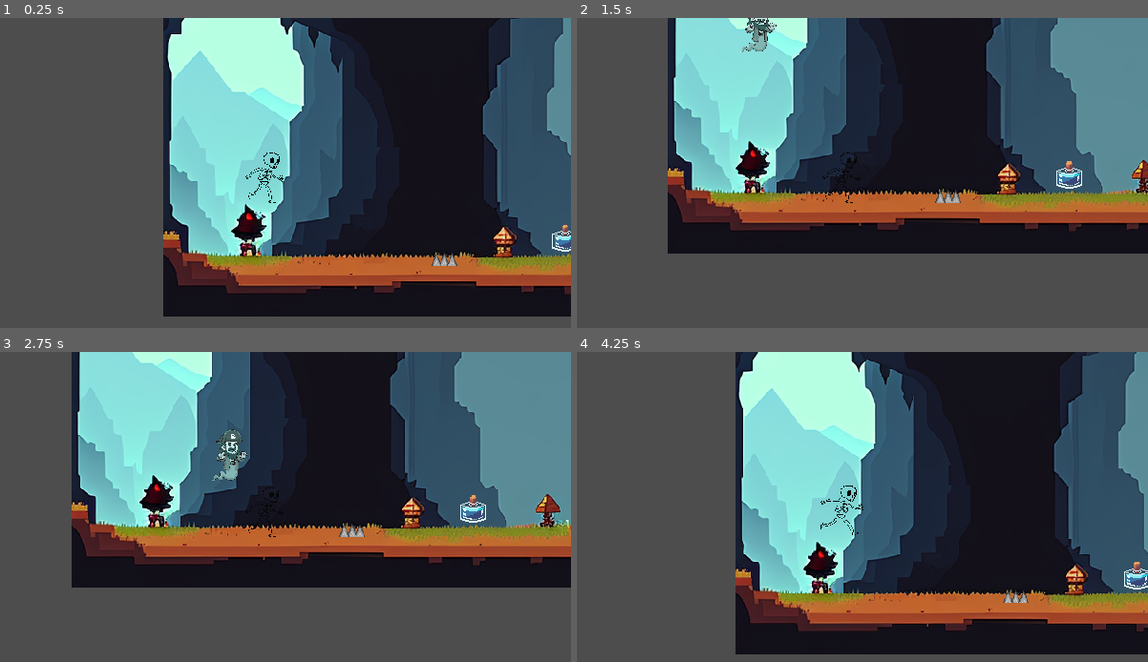
Above: before the commit, frames 1-4 (two rows, left to right).
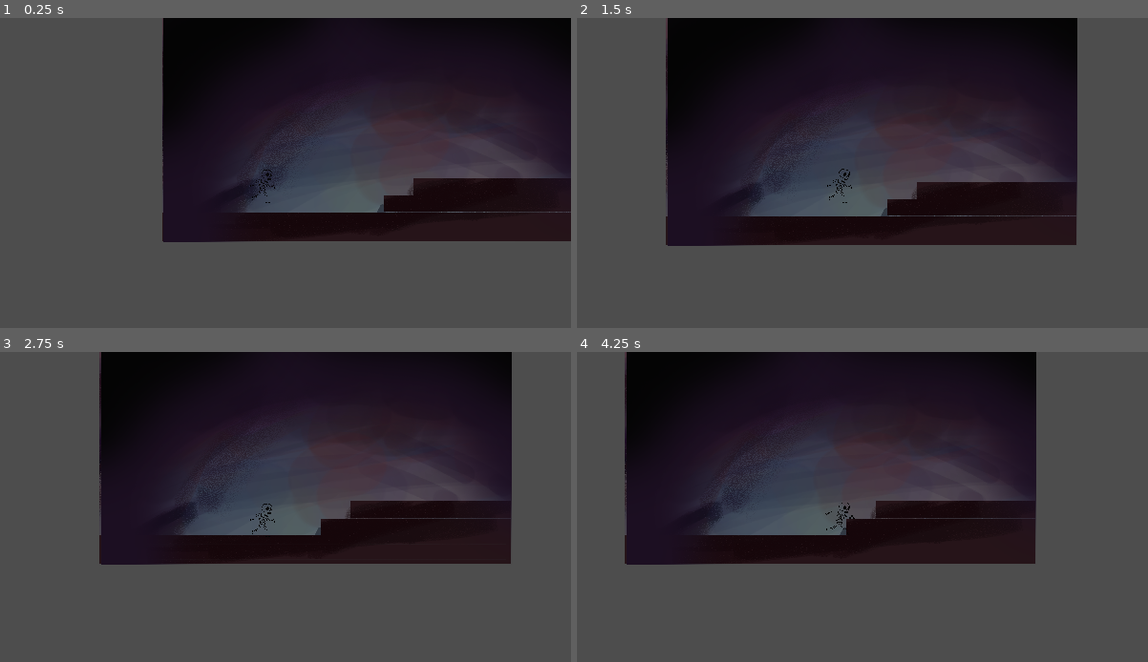
Above: after the commit, the same moments.

Repository: Willsu00/Whale-Runner
Game: Godot game, scene res://World/StartingRoom.tscn
Same seed, same stepped clock (60 frames per second), same inputs: the game is played once before the commit and once after it. Before the commit the project starts from res://World/world.tscn.
Inputs:
- Up to frame 1 (0.25 s): no input
- Up to frame 2 (1.5 s): hold Right (ui_right) from 0.53 s (still down); tap Up (ui_up) at 0.77 s
- Up to frame 3 (2.75 s): tap Up (ui_up) at 1.52 s; release Right (ui_right) at 2.03 s; hold Left (ui_left) from 2.03 s (still down)
- Up to frame 4 (4.25 s): release Left (ui_left) at 2.78 s; hold Right (ui_right) from 2.78 s (still down); tap Up (ui_up) at 3.02, 3.77 s

The runs differ from the first frame. In frame 1, 55% of the frame differs, in the area x 28-100%, y 0-97%; in frame 2, 50%; in frame 3, 57%; in frame 4, 72%, in the area x 8-100%, y 0-98%.

Commit message:
Skelly man imported

Diff:
--- a/Player/player.tscn
+++ b/Player/player.tscn
@@ -1,100 +1,137 @@
 [gd_scene load_steps=8 format=3 uid="uid://csqg01ohr7obm"]
 
 [ext_resource type="Script" path="res://Player/player.gd" id="1_hdvfq"]
-[ext_resource type="Texture2D" uid="uid://c0jwcpq0xqqu7" path="res://Assets/Player/run_anim_skele.png" id="2_54w4y"]
+[ext_resource type="Texture2D" uid="uid://c0jwcpq0xqqu7" path="res://Assets/Player/run_anim_skele.png" id="2_3jefc"]
 
 [sub_resource type="CapsuleShape2D" id="CapsuleShape2D_qivh3"]
 radius = 5.0
 
-[sub_resource type="Animation" id="Animation_1fiet"]
+[sub_resource type="Animation" id="Animation_78ewu"]
+resource_name = "idle"
+length = 0.1
+loop_mode = 1
+tracks/0/type = "value"
+tracks/0/imported = false
+tracks/0/enabled = true
+tracks/0/path = NodePath("Sprite2D:texture")
+tracks/0/interp = 1
+tracks/0/loop_wrap = true
+tracks/0/keys = {
+"times": PackedFloat32Array(0),
+"transitions": PackedFloat32Array(1),
+"update": 1,
+"values": [ExtResource("2_3jefc")]
+}
+tracks/1/type = "value"
+tracks/1/imported = false
+tracks/1/enabled = true
+tracks/1/path = NodePath("Sprite2D:frame")
+tracks/1/interp = 1
+tracks/1/loop_wrap = true
+tracks/1/keys = {
+"times": PackedFloat32Array(0),
+"transitions": PackedFloat32Array(1),
+"update": 1,
+"values": [0]
+}
+tracks/2/type = "value"
+tracks/2/imported = false
+tracks/2/enabled = true
+tracks/2/path = NodePath("Sprite2D:scale")
+tracks/2/interp = 1
+tracks/2/loop_wrap = true
+tracks/2/keys = {
+"times": PackedFloat32Array(0),
+"transitions": PackedFloat32Array(1),
+"update": 0,
+"values": [Vector2(0.07, 0.07)]
+}
+
+[sub_resource type="Animation" id="Animation_3ssfo"]
+length = 0.001
+tracks/0/type = "value"
+tracks/0/imported = false
+tracks/0/enabled = true
+tracks/0/path = NodePath("Sprite2D:texture")
+tracks/0/interp = 1
+tracks/0/loop_wrap = true
+tracks/0/keys = {
+"times": PackedFloat32Array(0),
+"transitions": PackedFloat32Array(1),
+"update": 1,
+"values": [ExtResource("2_3jefc")]
+}
+tracks/1/type = "value"
+tracks/1/imported = false
+tracks/1/enabled = true
+tracks/1/path = NodePath("Sprite2D:frame")
+tracks/1/interp = 1
+tracks/1/loop_wrap = true
+tracks/1/keys = {
+"times": PackedFloat32Array(0),
+"transitions": PackedFloat32Array(1),
+"update": 1,
+"values": [0]
+}
+tracks/2/type = "value"
+tracks/2/imported = false
+tracks/2/enabled = true
+tracks/2/path = NodePath("Sprite2D:scale")
+tracks/2/interp = 1
+tracks/2/loop_wrap = true
+tracks/2/keys = {
+"times": PackedFloat32Array(0),
+"transitions": PackedFloat32Array(1),
+"update": 0,
+"values": [Vector2(0.07, 0.07)]
+}
+
+[sub_resource type="Animation" id="Animation_e8g0i"]
 resource_name = "run"
 length = 0.7
 loop_mode = 1
 tracks/0/type = "value"
 tracks/0/imported = false
 tracks/0/enabled = true
-tracks/0/path = NodePath("Sprite2D:frame")
-tracks/0/interp = 1
-tracks/0/loop_wrap = true
-tracks/0/keys = {
-"times": PackedFloat32Array(0, 0.1, 0.2, 0.3, 0.4, 0.5, 0.6),
-"transitions": PackedFloat32Array(1, 1, 1, 1, 1, 1, 1),
-"update": 1,
-"values": [0, 1, 2, 3, 4, 5, 6]
-}
-tracks/1/type = "value"
-tracks/1/imported = false
-tracks/1/enabled = true
-tracks/1/path = NodePath("Sprite2D:scale")
-tracks/1/interp = 1
-tracks/1/loop_wrap = true
-tracks/1/keys = {
-"times": PackedFloat32Array(0, 0.7),
-"transitions": PackedFloat32Array(1, 1),
-"update": 0,
-"values": [Vector2(0.105, 0.105), Vector2(0.105, 0.105)]
-}
-
-[sub_resource type="Animation" id="Animation_e05v8"]
-length = 0.001
-tracks/0/type = "value"
-tracks/0/imported = false
-tracks/0/enabled = true
-tracks/0/path = NodePath("Sprite2D:frame")
+tracks/0/path = NodePath("Sprite2D:texture")
 tracks/0/interp = 1
 tracks/0/loop_wrap = true
 tracks/0/keys = {
 "times": PackedFloat32Array(0),
 "transitions": PackedFloat32Array(1),
 "update": 1,
-"values": [0]
+"values": [ExtResource("2_3jefc")]
 }
 tracks/1/type = "value"
 tracks/1/imported = false
 tracks/1/enabled = true
-tracks/1/path = NodePath("Sprite2D:scale")
+tracks/1/path = NodePath("Sprite2D:frame")
 tracks/1/interp = 1
 tracks/1/loop_wrap = true
 tracks/1/keys = {
-"times": PackedFloat32Array(0),
-"transitions": PackedFloat32Array(1),
+"times": PackedFloat32Array(0, 0.1, 0.2, 0.3, 0.4, 0.5, 0.6),
+"transitions": PackedFloat32Array(1, 1, 1, 1, 1, 1, 1),
+"update": 1,
+"values": [0, 1, 2, 3, 4, 5, 6]
+}
+tracks/2/type = "value"
+tracks/2/imported = false
+tracks/2/enabled = true
+tracks/2/path = NodePath("Sprite2D:scale")
+tracks/2/interp = 1
+tracks/2/loop_wrap = true
+tracks/2/keys = {
+"times": PackedFloat32Array(0, 0.7),
+"transitions": PackedFloat32Array(1, 1),
 "update": 0,
-"values": [Vector2(0.105, 0.105)]
+"values": [Vector2(0.07, 0.07), Vector2(0.07, 0.07)]
 }
 
-[sub_resource type="Animation" id="Animation_ot6gq"]
-resource_name = "idle"
-length = 0.1
-tracks/0/type = "value"
-tracks/0/imported = false
-tracks/0/enabled = true
-tracks/0/path = NodePath("Sprite2D:frame")
-tracks/0/interp = 1
-tracks/0/loop_wrap = true
-tracks/0/keys = {
-"times": PackedFloat32Array(0),
-"transitions": PackedFloat32Array(1),
-"update": 1,
-"values": [2]
-}
-tracks/1/type = "value"
-tracks/1/imported = false
-tracks/1/enabled = true
-tracks/1/path = NodePath("Sprite2D:scale")
-tracks/1/interp = 1
-tracks/1/loop_wrap = true
-tracks/1/keys = {
-"times": PackedFloat32Array(0),
-"transitions": PackedFloat32Array(1),
-"update": 0,
-"values": [Vector2(0.105, 0.105)]
-}
-
-[sub_resource type="AnimationLibrary" id="AnimationLibrary_8408v"]
+[sub_resource type="AnimationLibrary" id="AnimationLibrary_01l01"]
 _data = {
-"RESET": SubResource("Animation_e05v8"),
-"idle": SubResource("Animation_ot6gq"),
-"run": SubResource("Animation_1fiet")
+"RESET": SubResource("Animation_3ssfo"),
+"idle": SubResource("Animation_78ewu"),
+"run": SubResource("Animation_e8g0i")
 }
 
 [node name="Player" type="CharacterBody2D"]
@@ -103,10 +140,10 @@
 script = ExtResource("1_hdvfq")
 
 [node name="Sprite2D" type="Sprite2D" parent="."]
-position = Vector2(1, -35)
-scale = Vector2(0.105, 0.105)
-texture = ExtResource("2_54w4y")
-offset = Vector2(29, 108)
+position = Vector2(0, -22)
+scale = Vector2(0.07, 0.07)
+texture = ExtResource("2_3jefc")
+offset = Vector2(2.43902, 85.3659)
 hframes = 5
 vframes = 2
 
@@ -114,12 +151,12 @@
 position = Vector2(1, -16)
 shape = SubResource("CapsuleShape2D_qivh3")
 
-[node name="AnimationPlayer" type="AnimationPlayer" parent="."]
-libraries = {
-"": SubResource("AnimationLibrary_8408v")
-}
-
 [node name="Camera2D" type="Camera2D" parent="."]
 position = Vector2(0, -16)
 scale = Vector2(0.998912, 1)
 zoom = Vector2(0.445, 0.445)
+
+[node name="AnimationPlayer" type="AnimationPlayer" parent="."]
+libraries = {
+"": SubResource("AnimationLibrary_01l01")
+}
--- a/project.godot
+++ b/project.godot
@@ -11,7 +11,7 @@
 [application]
 
 config/name="Whale Runner"
-run/main_scene="res://World/world.tscn"
+run/main_scene="res://World/StartingRoom.tscn"
 config/features=PackedStringArray("4.1", "Forward Plus")
 config/icon="res://Assets/Icon/whale.png"
 
Binary file removed: Assets/Player/Character1F_1_idle_5-sheet.png
Not shown, removed: Assets/Player/Character1F_1_idle_5-sheet.png.import
Binary file removed: Assets/Player/Character1F_1_jump_0-sheet.png
Not shown, removed: Assets/Player/Character1F_1_jump_0-sheet.png.import
Binary file removed: Assets/Player/Character1F_1_run_0-sheet.png
Not shown, removed: Assets/Player/Character1F_1_run_0-sheet.png.import
